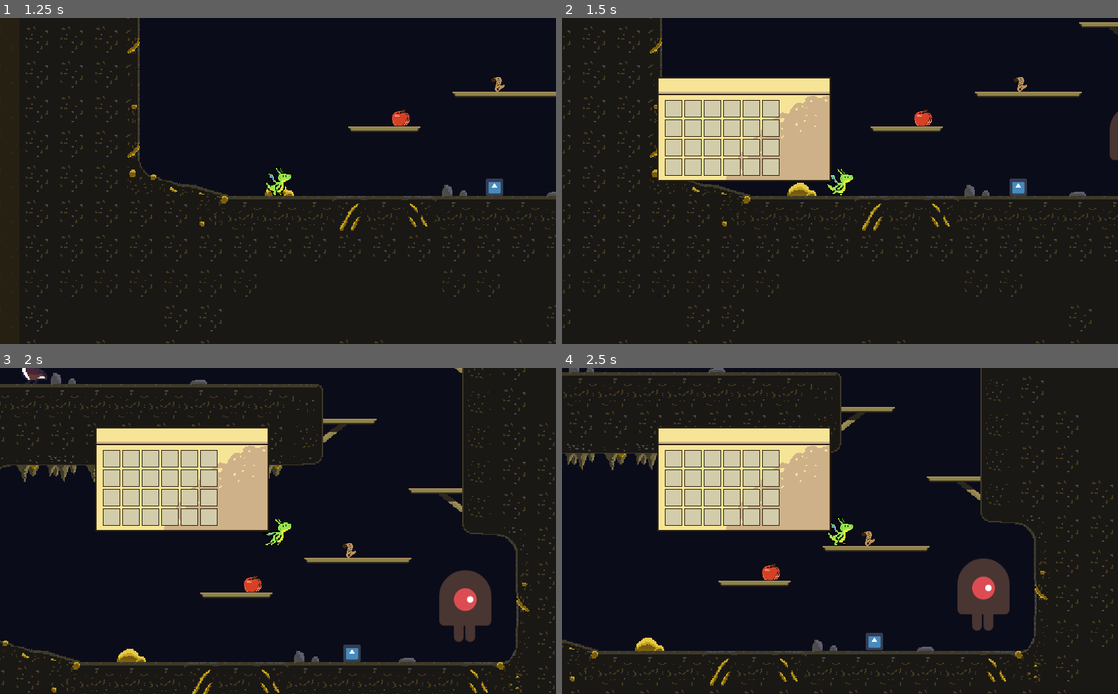
Above: before the commit, frames 1-4 (two rows, left to right).
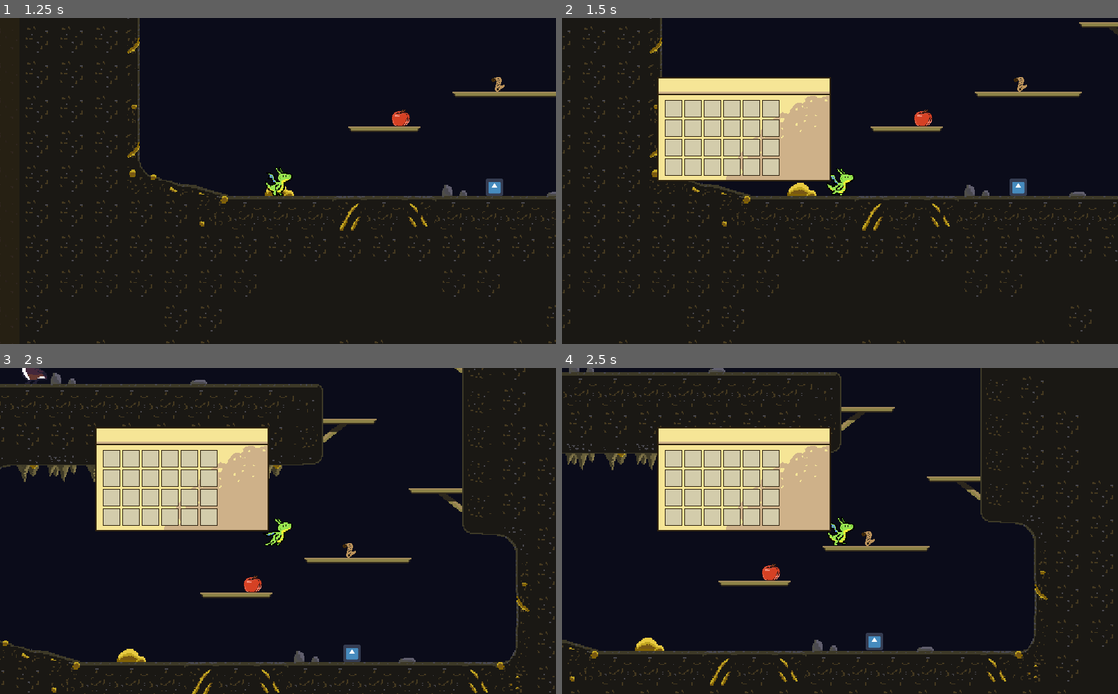
Above: after the commit, the same moments.

Repository: crawsoir/TBD-dragon-game
Game: Godot game, scene res://scenes/Main.tscn
Two runs of this game, one before a commit and one after it. Both use one fixed random seed, a clock stepped at 60 frames per second and the inputs below. The engine's default icon, where the game draws it, is replaced by a stand-in: a white triangle on a blue panel in a dark square.
Inputs (mouse positions are in pixels of both pictures, inside the frame that each line leads up to):
- Up to frame 1 (1.25 s): click "Start New Game" at 0.5 s
- Up to frame 2 (1.5 s): tap Enter at 1.25 s; move the mouse to (962, 164) at 1.27 s; hold Right (move_right) from 1.28 s (still down); tap B (bag) at 1.35 s; click (962, 164) at 1.42 s
- Up to frame 3 (2 s): keep holding Right (move_right); tap Z (jump) at 1.52 s
- Up to frame 4 (2.5 s): keep holding Right (move_right); move the mouse to (673, 459) at 2.02 s; tap X (claw_atk) at 2.1 s; click (673, 459) at 2.17 s; tap Z (jump) at 2.27 s

Frame 1 is identical in both runs. In frame 2, 0.2% of the frame differs, in the area x 98-100%, y 28-44%; in frame 3, 1.6%; in frame 4, 1.6%, in the area x 71-81%, y 58-81%.

Commit message:
Fix collision bits and layer names

Diff:
--- a/TBD-dragon-game/entities/enemy/BasicEnemy.tscn
+++ b/TBD-dragon-game/entities/enemy/BasicEnemy.tscn
@@ -140,8 +140,8 @@
 
 [node name="BasicEnemy" type="KinematicBody2D" groups=["Enemy"]]
 scale = Vector2( 0.2, 0.2 )
-collision_layer = 2
-collision_mask = 10
+collision_layer = 16
+collision_mask = 32
 script = ExtResource( 2 )
 
 [node name="Sprite" type="Sprite" parent="."]
@@ -161,7 +161,6 @@
 shape = SubResource( 2 )
 
 [node name="FrontRayCast2D" type="RayCast2D" parent="."]
-scale = Vector2( 1, 1 )
 enabled = true
 cast_to = Vector2( -120, 0 )
 
@@ -170,19 +169,17 @@
 cast_to = Vector2( -80, 200 )
 
 [node name="PlayerDetector" type="Area2D" parent="."]
-collision_layer = 0
-collision_mask = 3
 
 [node name="CollisionShape2D" type="CollisionShape2D" parent="PlayerDetector"]
 position = Vector2( -168, 80 )
-scale = Vector2( 1, 1 )
 shape = SubResource( 14 )
 
 [node name="AttackDetector" type="Area2D" parent="."]
+collision_layer = 64
+collision_mask = 64
 
 [node name="CollisionShape2D" type="CollisionShape2D" parent="AttackDetector"]
 position = Vector2( -92, 7.62939e-06 )
-scale = Vector2( 1, 1 )
 shape = SubResource( 20 )
 disabled = true
 
--- a/TBD-dragon-game/entities/enemy/GooseEnemy.gd
+++ b/TBD-dragon-game/entities/enemy/GooseEnemy.gd
@@ -9,7 +9,7 @@
 
 var state = IDLE
 var gravity = 10
-var speed = 2
+var speed = 0.1
 var health = 4
 var velocity = Vector2(0, 0)
 var accel = Vector2(0, 0)
@@ -56,8 +56,11 @@
 		ATTACK:
 			$AnimationPlayer.current_animation = "Attack"
 			accel = (target.position - position).normalized()
-			velocity += accel / 10
-			position += accel
+			if target.position.distance_to(position) > 200:
+				velocity = accel*speed*25
+			else:
+				velocity += accel*speed
+			position += velocity
 
 
 func _on_AnimationPlayer_animation_finished(anim_name):
--- a/TBD-dragon-game/entities/enemy/GooseEnemy.tscn
+++ b/TBD-dragon-game/entities/enemy/GooseEnemy.tscn
@@ -277,8 +277,8 @@
 
 [node name="GooseEnemy" type="KinematicBody2D" groups=["Enemy"]]
 scale = Vector2( 0.2, 0.2 )
-collision_layer = 2
-collision_mask = 10
+collision_layer = 16
+collision_mask = 32
 script = ExtResource( 2 )
 
 [node name="Sprite" type="Sprite" parent="."]
@@ -305,12 +305,13 @@
 
 [node name="RayCast2D" type="RayCast2D" parent="."]
 cast_to = Vector2( -1728, 0 )
-collision_mask = 16
 
 [node name="AudioStreamPlayer2D" type="AudioStreamPlayer2D" parent="."]
 stream = ExtResource( 3 )
 
 [node name="Area2D" type="Area2D" parent="."]
+collision_layer = 64
+collision_mask = 64
 
 [node name="CollisionShape2D" type="CollisionShape2D" parent="Area2D"]
 shape = SubResource( 9 )
--- a/TBD-dragon-game/entities/npc/npc.tscn
+++ b/TBD-dragon-game/entities/npc/npc.tscn
@@ -43,9 +43,14 @@
 
 [sub_resource type="SpriteFrames" id=3]
 animations = [ {
-"frames": [ ExtResource( 5 ) ],
+"frames": [ SubResource( 6 ), SubResource( 7 ), SubResource( 8 ), SubResource( 9 ) ],
 "loop": true,
-"name": "exclaim",
+"name": "talk",
+"speed": 3.0
+}, {
+"frames": [ ExtResource( 4 ) ],
+"loop": true,
+"name": "quest",
 "speed": 5.0
 }, {
 "frames": [  ],
@@ -53,20 +58,15 @@
 "name": "none",
 "speed": 5.0
 }, {
-"frames": [ ExtResource( 4 ) ],
+"frames": [ ExtResource( 5 ) ],
 "loop": true,
-"name": "quest",
+"name": "exclaim",
 "speed": 5.0
-}, {
-"frames": [ SubResource( 6 ), SubResource( 7 ), SubResource( 8 ), SubResource( 9 ) ],
-"loop": true,
-"name": "talk",
-"speed": 3.0
 } ]
 
 [node name="Npc" type="KinematicBody2D"]
-collision_layer = 2
-collision_mask = 2
+collision_layer = 8
+collision_mask = 8
 script = ExtResource( 2 )
 dialogue_path = "res://gui/DummyDialogue.json"
 
--- a/TBD-dragon-game/entities/player/Player.tscn
+++ b/TBD-dragon-game/entities/player/Player.tscn
@@ -376,7 +376,8 @@
 
 [node name="Player" type="KinematicBody2D" groups=["Persist"]]
 scale = Vector2( 1.75, 1.75 )
-collision_layer = 17
+collision_layer = 3
+collision_mask = 65
 script = ExtResource( 2 )
 
 [node name="Sprites" type="Node2D" parent="."]
@@ -394,8 +395,8 @@
 frame = 1
 
 [node name="Area2D_Attack" type="Area2D" parent="Sprites"]
-collision_layer = 8
-collision_mask = 0
+collision_layer = 32
+collision_mask = 32
 
 [node name="Atk_CollisionShape2D" type="CollisionShape2D" parent="Sprites/Area2D_Attack"]
 position = Vector2( 20.5714, -1.14286 )
--- a/TBD-dragon-game/project.godot
+++ b/TBD-dragon-game/project.godot
@@ -51,7 +51,6 @@
 
 window/size/borderless=true
 window/size/fullscreen=true
-window/size/always_on_top=true
 window/stretch/mode="2d"
 window/stretch/aspect="expand"
 
@@ -149,6 +148,16 @@
  ]
 }
 
+[layer_names]
+
+2d_physics/layer_1="Player"
+2d_physics/layer_2="Scene Transitions"
+2d_physics/layer_3="Items"
+2d_physics/layer_4="NPCs"
+2d_physics/layer_5="Enemies"
+2d_physics/layer_6="Damage to Enemies"
+2d_physics/layer_7="Damage to Player"
+
 [physics]
 
 common/enable_pause_aware_picking=true
--- a/TBD-dragon-game/scenes/cave/starter_cave.tscn
+++ b/TBD-dragon-game/scenes/cave/starter_cave.tscn
@@ -7,7 +7,6 @@
 [ext_resource path="res://scenes/DetectionArea2D.tscn" type="PackedScene" id=5]
 [ext_resource path="res://scenes/cave/starter_cave.gd" type="Script" id=6]
 [ext_resource path="res://entities/item/Item.tscn" type="PackedScene" id=7]
-[ext_resource path="res://entities/temp_folder_harmful_block/HarmfulBlock.tscn" type="PackedScene" id=8]
 [ext_resource path="res://entities/enemy/BasicEnemy.tscn" type="PackedScene" id=9]
 [ext_resource path="res://entities/enemy/GooseEnemy.tscn" type="PackedScene" id=10]
 [ext_resource path="res://entities/npc/npc.tscn" type="PackedScene" id=11]
@@ -65,7 +64,7 @@
 tile_set = ExtResource( 1 )
 cell_size = Vector2( 32, 32 )
 collision_layer = 3
-collision_mask = 7
+collision_mask = 31
 format = 1
 tile_data = PoolIntArray( -589805, 87, 0, -589804, 87, 0, -589803, 87, 0, -524271, 87, 0, -524270, 87, 0, -524269, 87,  …(30327 unchanged characters)…
 __meta__ = {
@@ -118,9 +117,6 @@
 sprite_path = "res://entities/item/assets/QuestItem1.png"
 item_name = "QUESTITEM1"
 
-[node name="HarmfulBlock" parent="." instance=ExtResource( 8 )]
-position = Vector2( 1030, 2393 )
-
 [node name="BasicEnemy" parent="." instance=ExtResource( 9 )]
 position = Vector2( 560, 1696 )
 
Not shown: 1 places in TBD-dragon-game/scenes/cave/starter_cave.tscn that only renumber resources
Not shown, changed: TBD-dragon-game/scenes/forest/forest.tscn
